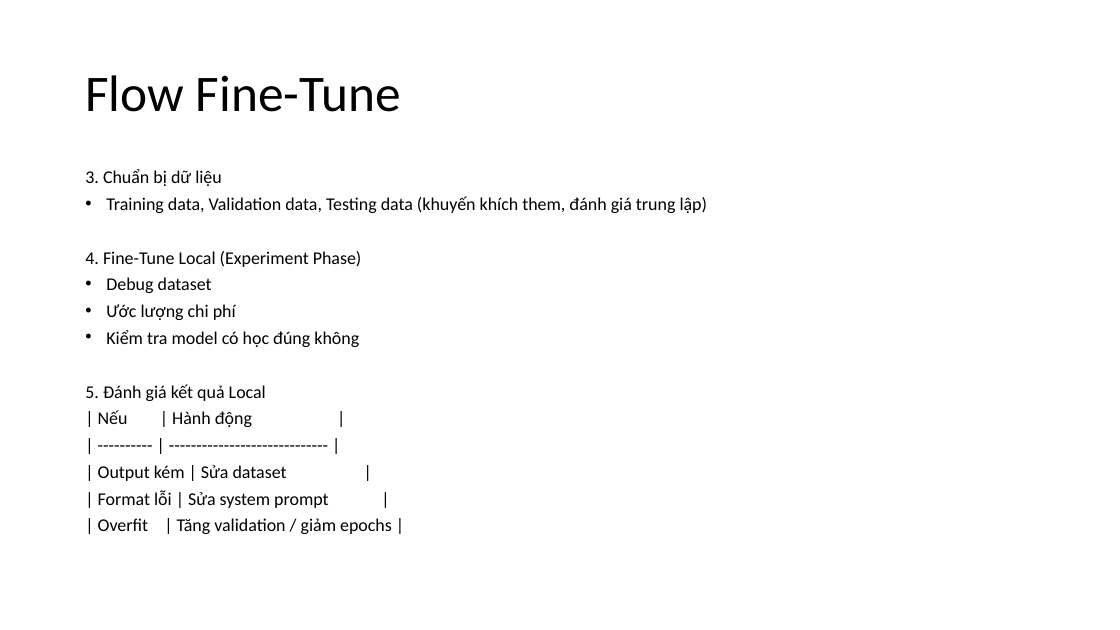
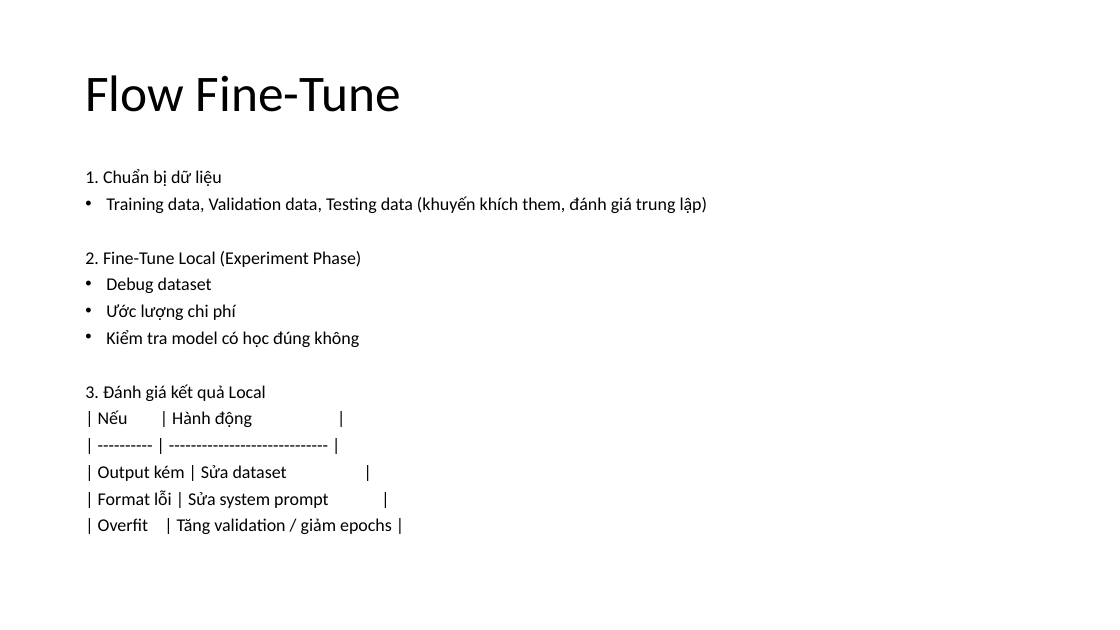
Before and after one commit to longdd90jp/sample-ai, a slide deck: slide 18 of fine-tune-pc/AI-Fine_Tune.pptx (slide 19 before the commit). Drawn at 1120x630 pixels with LibreOffice and Linux fonts; fonts in the diff are those of the drawing. Boxes give left, top, right and bottom in pixels: in the first picture for what was removed or moved away, otherwise in the second. Text is boxed around its words. In the diff, an @@ line names an element or a change of style, - is before the commit and + after.

```diff
--- a/fine-tune-pc/AI-Fine_Tune.pptx
+++ b/fine-tune-pc/AI-Fine_Tune.pptx
@@ text at <box>85,169,222,186</box>: text changed @@
-3. Chuẩn bị dữ liệu
+1. Chuẩn bị dữ liệu
@@ text at <box>85,251,362,267</box>: text changed @@
-4. Fine-Tune Local (Experiment Phase)
+2. Fine-Tune Local (Experiment Phase)
@@ text at <box>85,384,266,401</box>: text changed @@
-5. Đánh giá kết quả Local
+3. Đánh giá kết quả Local
```
Also in this commit, not shown: 8 other slides changed, 2 slides added, 3 slides removed, 1 other file.
